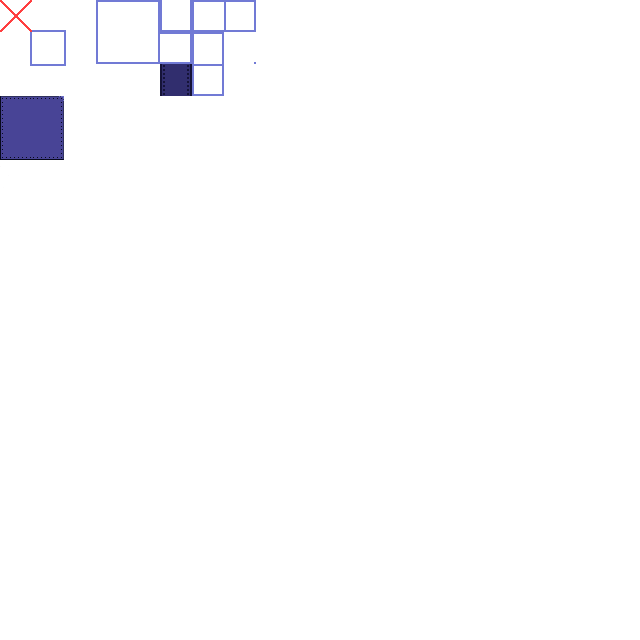
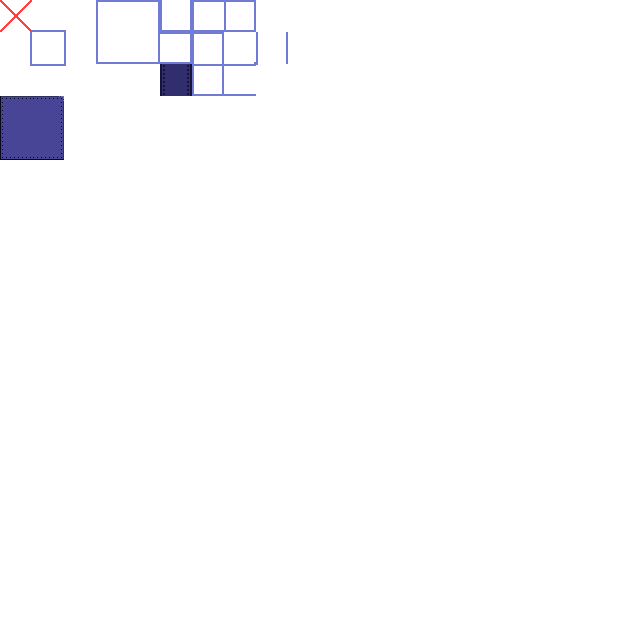
Two versions of the same layered image (640 x 640). Layer-by-layer changes:
painted on "Layer 1" over (x1=224, y1=32, x2=288, y2=96)
